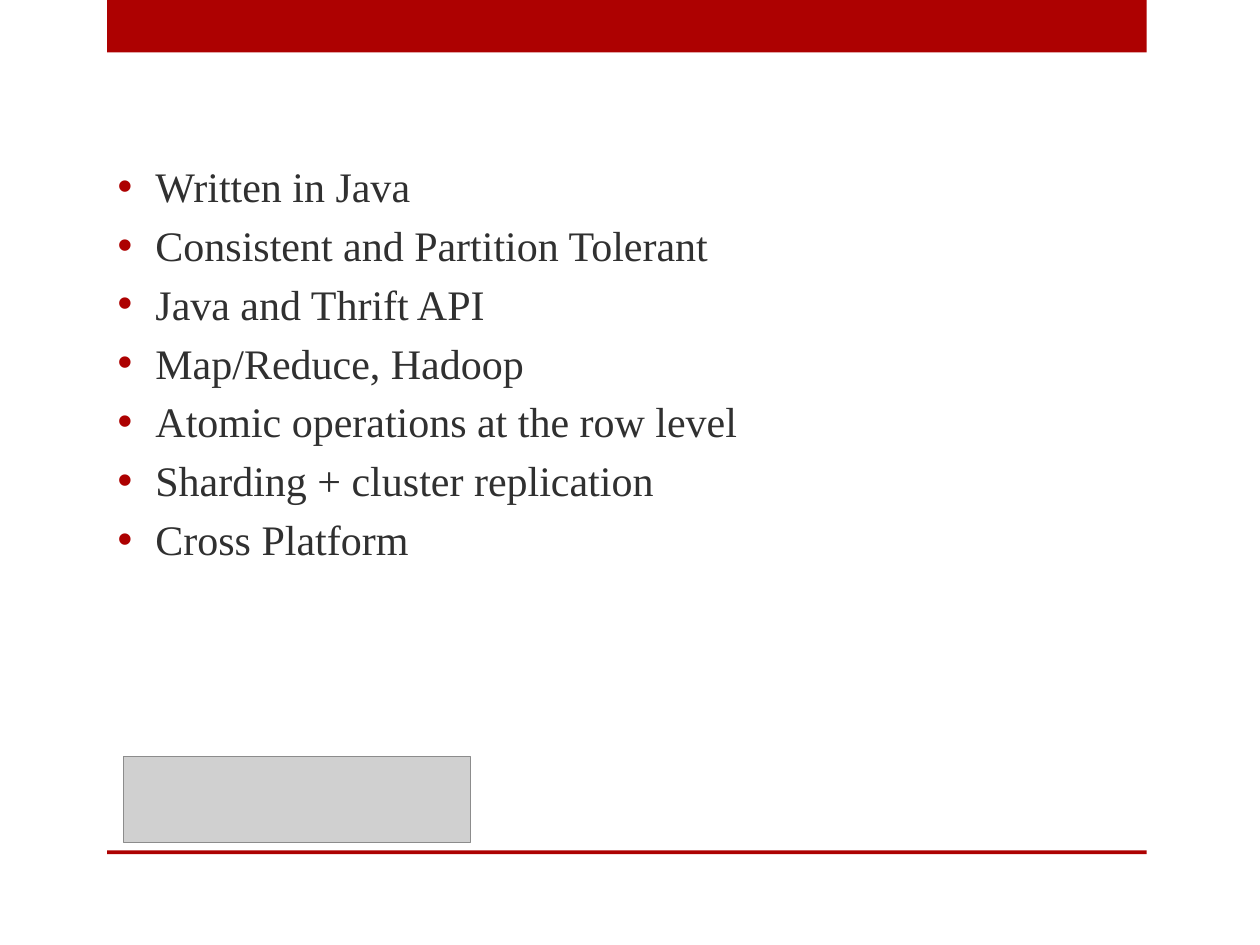
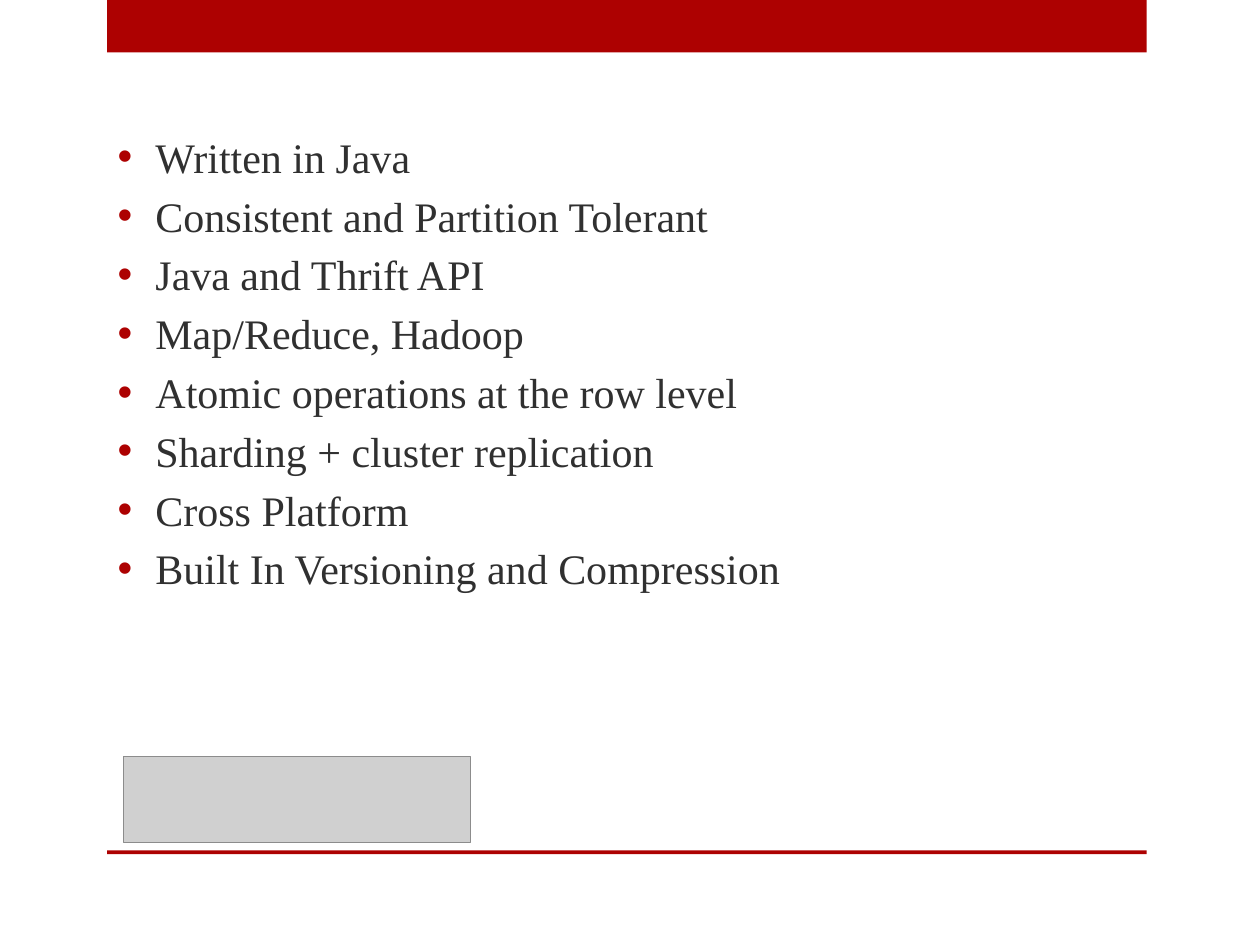
Before and after one commit to digitalBush/nosql-smackdown-talk, a slide deck: slide 54 of nosql-smackdown.pptx. Drawn at 1260x945 pixels with LibreOffice and Linux fonts; fonts in the diff are those of the drawing; grey boxes stand for pictures. Boxes give left, top, right and bottom in pixels: in the first picture for what was removed or moved away, otherwise in the second. Text is boxed around its words. In the diff, an @@ line names an element or a change of style, - is before the commit and + after.

```diff
--- a/nosql-smackdown.pptx
+++ b/nosql-smackdown.pptx
@@ text at (155,555,780,593): paragraph added @@
+• Built In Versioning and Compression
```
Also in this commit, not shown: 5 other slides changed, 1 slide added.
